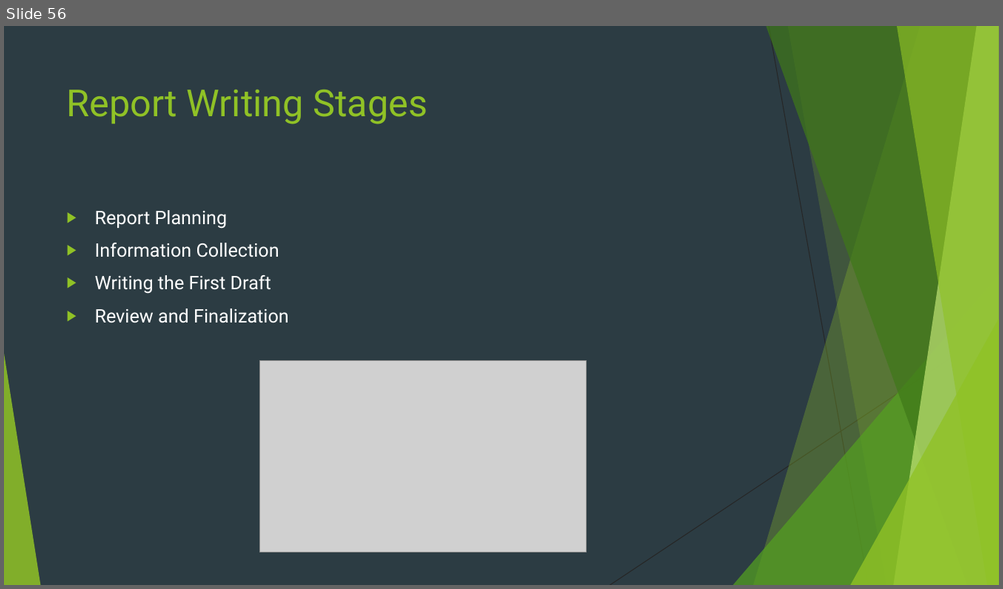
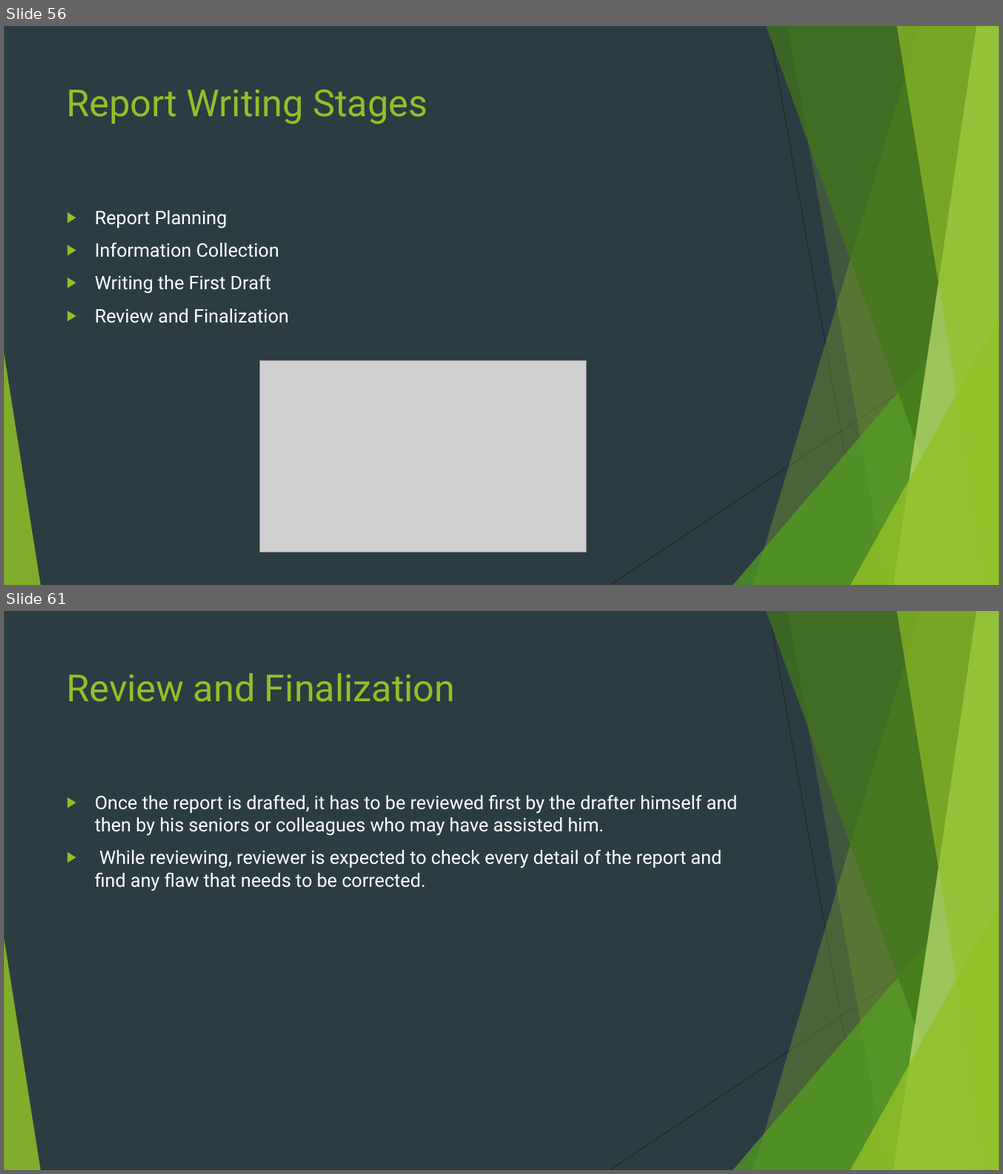
Before and after one commit to Navo26/SecurityTesting, a slide deck: PENETRATION TESTING.pptx. Shown one above the other, each under a label of ours: slide 56 before the commit, slides 56 and 61 after it; the slides between them are not shown. The pictures are 1003x589 and 1003x1174 pixels, drawn with LibreOffice and Linux fonts; fonts in the diff are those of the drawing; grey boxes stand for pictures. Boxes give left, top, right and bottom in pixels: in the first picture for what was removed or moved away, otherwise in the second. Text is boxed around its words. In the diff, an @@ line names an element or a change of style, - is before the commit and + after.

```diff
--- a/PENETRATION TESTING.pptx
+++ b/PENETRATION TESTING.pptx
@@ slide 61 added at box(4, 611, 999, 1170), background #2C3C43; not listed: 10 template elements that a slide beside it also shows @@
@@ title added at box(67, 673, 455, 702), 36 pt, text #90C226 @@
+Review and Finalization
@@ text added at box(95, 795, 737, 891), 18 pt, text #FFFFFF @@
+▶ Once the report is drafted, it has to be reviewed first by the drafter himself and then by his seniors or colleagues who may have assisted him.
+▶ While reviewing, reviewer is expected to check every detail of the report and find any flaw that needs to be corrected.
```
Also in this commit, not shown: 7 other slides added, 3 slides removed.
